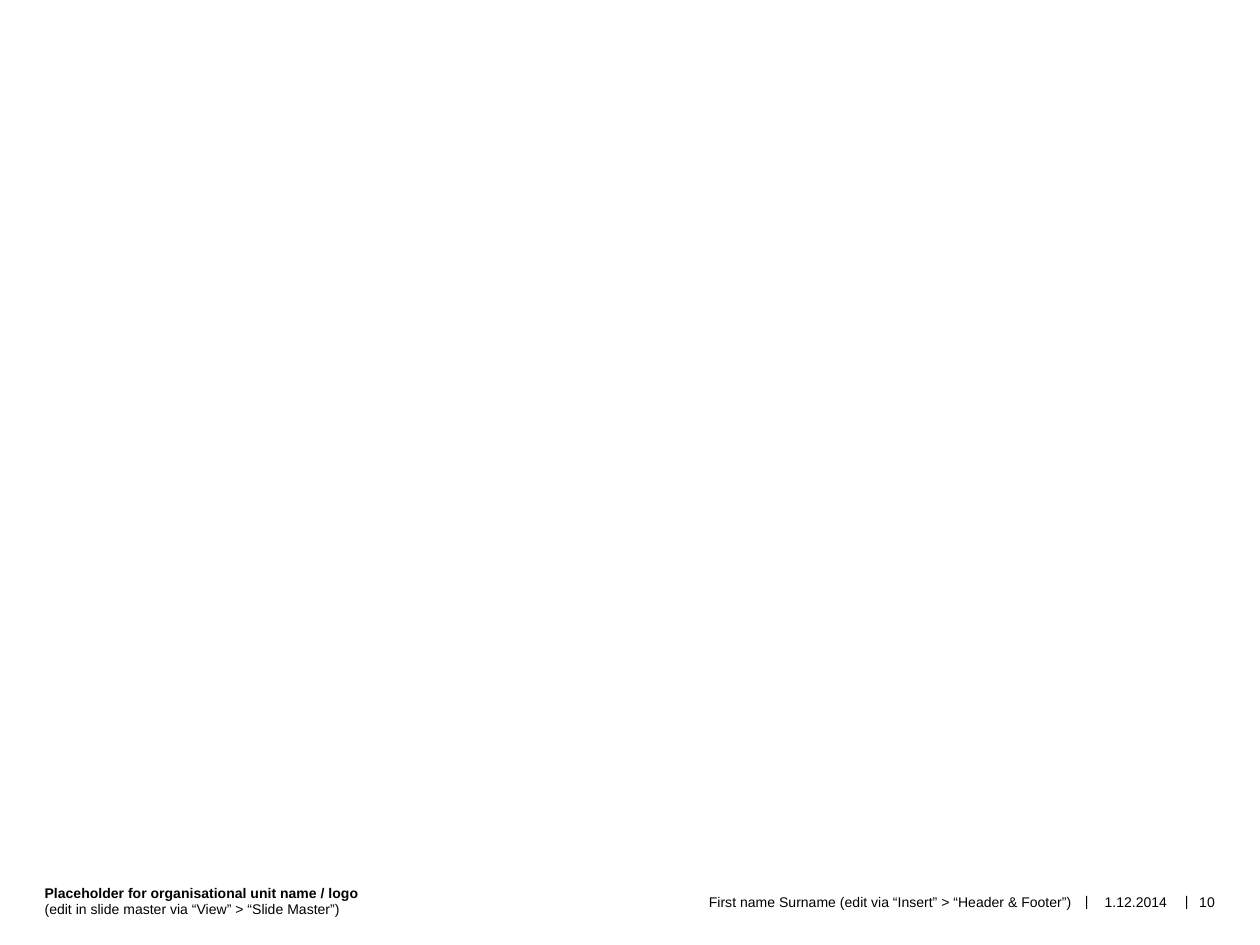
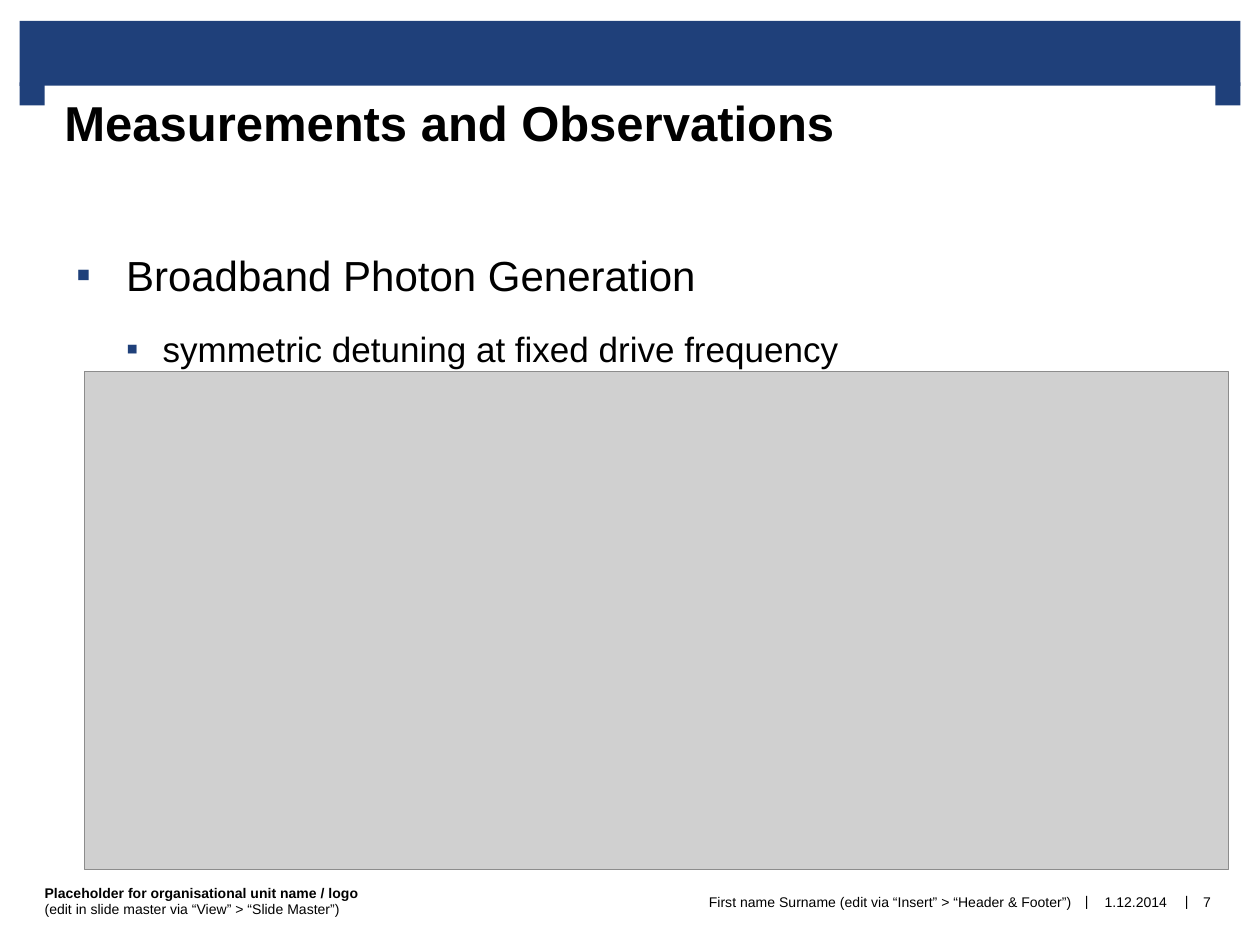
Before and after one commit to comet100/QMO_2019_Seminar, a slide deck: slide 7 of QMO_2019_prepsentation_draft1.pptx (slide 10 before the commit). Drawn at 1260x945 pixels with LibreOffice and Linux fonts; fonts in the diff are those of the drawing; grey boxes stand for pictures; background and template pictures are left out. Boxes give left, top, right and bottom in pixels: in the first picture for what was removed or moved away, otherwise in the second. Text is boxed around its words. In the diff, an @@ line names an element or a change of style, - is before the commit and + after.

```diff
--- a/QMO_2019_prepsentation_draft1.pptx
+++ b/QMO_2019_prepsentation_draft1.pptx
@@ rectangle: place and size @@
-rectangle at bbox=[0, 0, 1260, 121]
+rectangle at bbox=[20, 21, 1241, 87]
@@ rectangle at bbox=[20, 21, 1241, 87]: fill #FFFFFF to #1F407A @@
@@ rectangle added at bbox=[20, 82, 45, 105], fill #1F407A @@
@@ title added at bbox=[44, 86, 1215, 175], fill #FFFFFF, 28 pt, text #000000, bold @@
+Measurements and Observations
@@ rectangle added at bbox=[1215, 82, 1240, 105], fill #1F407A @@
@@ text added at bbox=[126, 260, 838, 369], 20 pt, text #000000 @@
+▪ Broadband Photon Generation
+  ▪ symmetric detuning at fixed drive frequency
@@ picture added at bbox=[84, 372, 1228, 869] @@
@@ page number at bbox=[1203, 897, 1211, 907]: text changed @@
-10
+7
```
Also in this commit, not shown: 6 other slides changed, 4 slides added, 2 slides removed.
